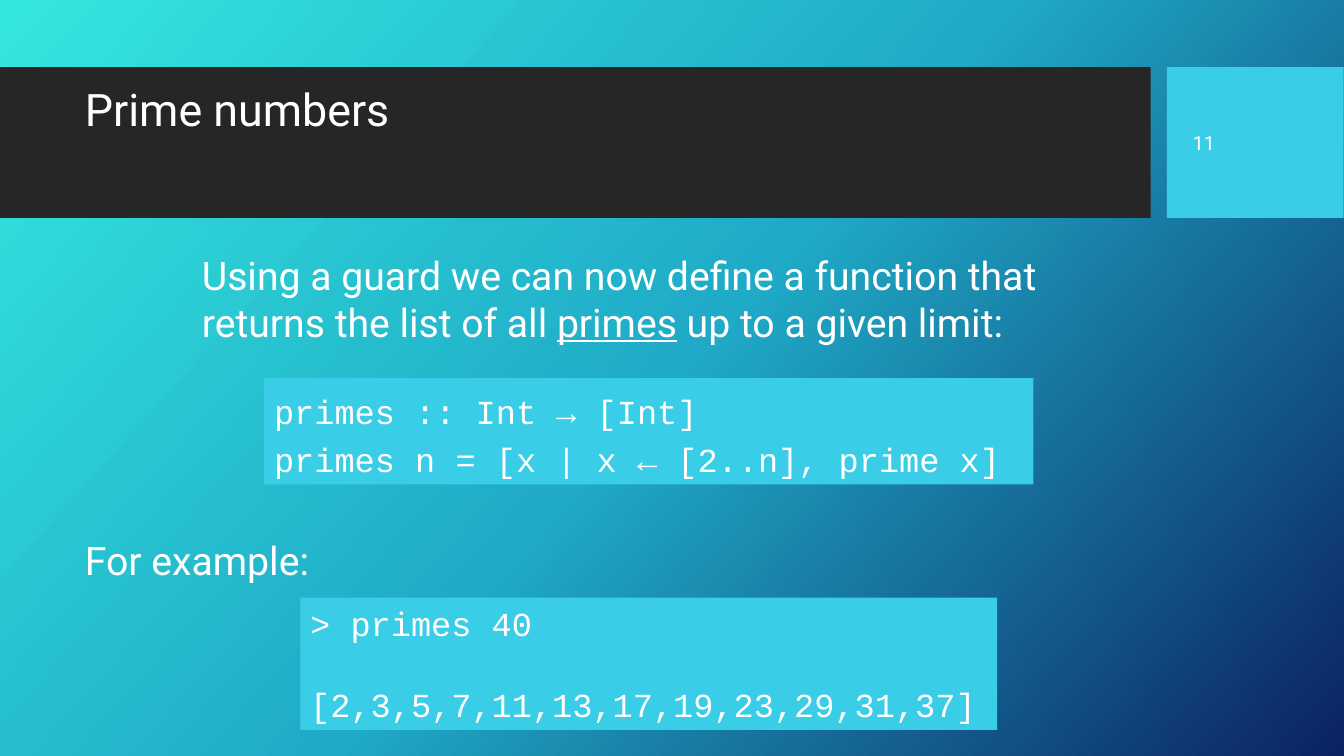
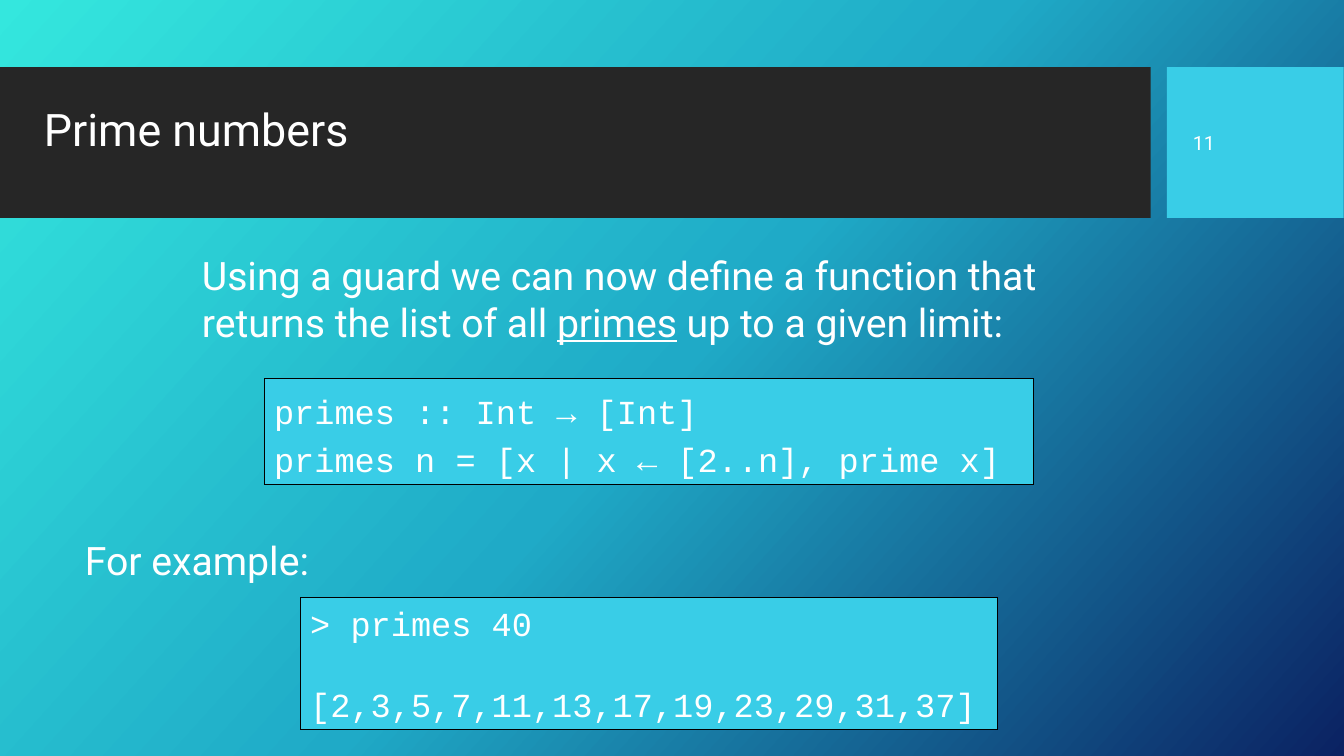
Before and after one commit to Fun-Prog-26/fun-prog-26, a slide deck: slide 12 of topic05-list-comprehensions/unit-05a-lectures/talk-1/a-list-comprehensions.pptx. Drawn at 1344x756 pixels with LibreOffice and Linux fonts; fonts in the diff are those of the drawing; background and template pictures are left out. Boxes give left, top, right and bottom in pixels: in the first picture for what was removed or moved away, otherwise in the second. Text is boxed around its words. In the diff, an @@ line names an element or a change of style, - is before the commit and + after.

```diff
--- a/topic05-list-comprehensions/unit-05a-lectures/talk-1/a-list-comprehensions.pptx
+++ b/topic05-list-comprehensions/unit-05a-lectures/talk-1/a-list-comprehensions.pptx
@@ text "Prime numbers": place and size @@
-text "Prime numbers" at [85,92,389,127]
+text "Prime numbers" at [44,112,348,147]
@@ rectangle "primes :: Int → [Int]" at [264,378,1033,485]: outline none to #000000 0.75 pt @@
@@ rectangle "> primes 40" at [300,598,997,730]: outline none to #000000 0.75 pt @@
```
Also in this commit, not shown: 19 other slides changed, 17 other files.
